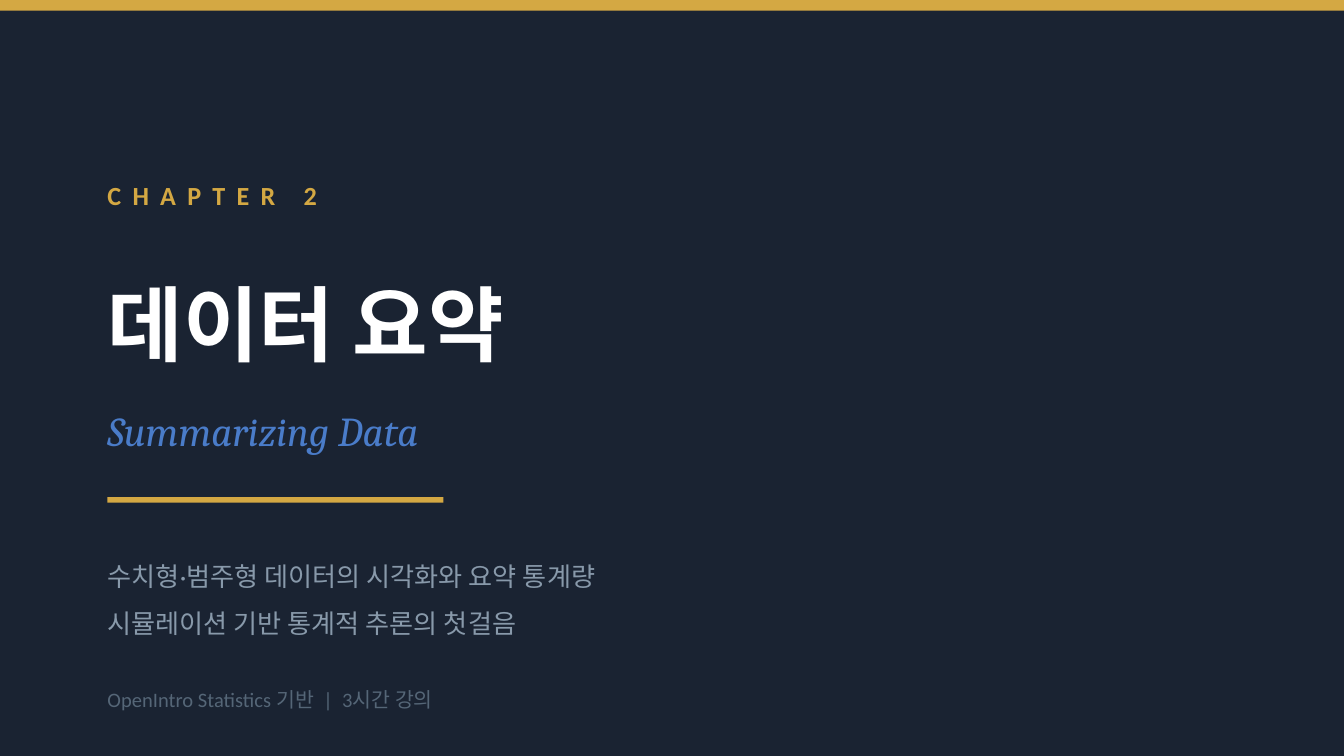
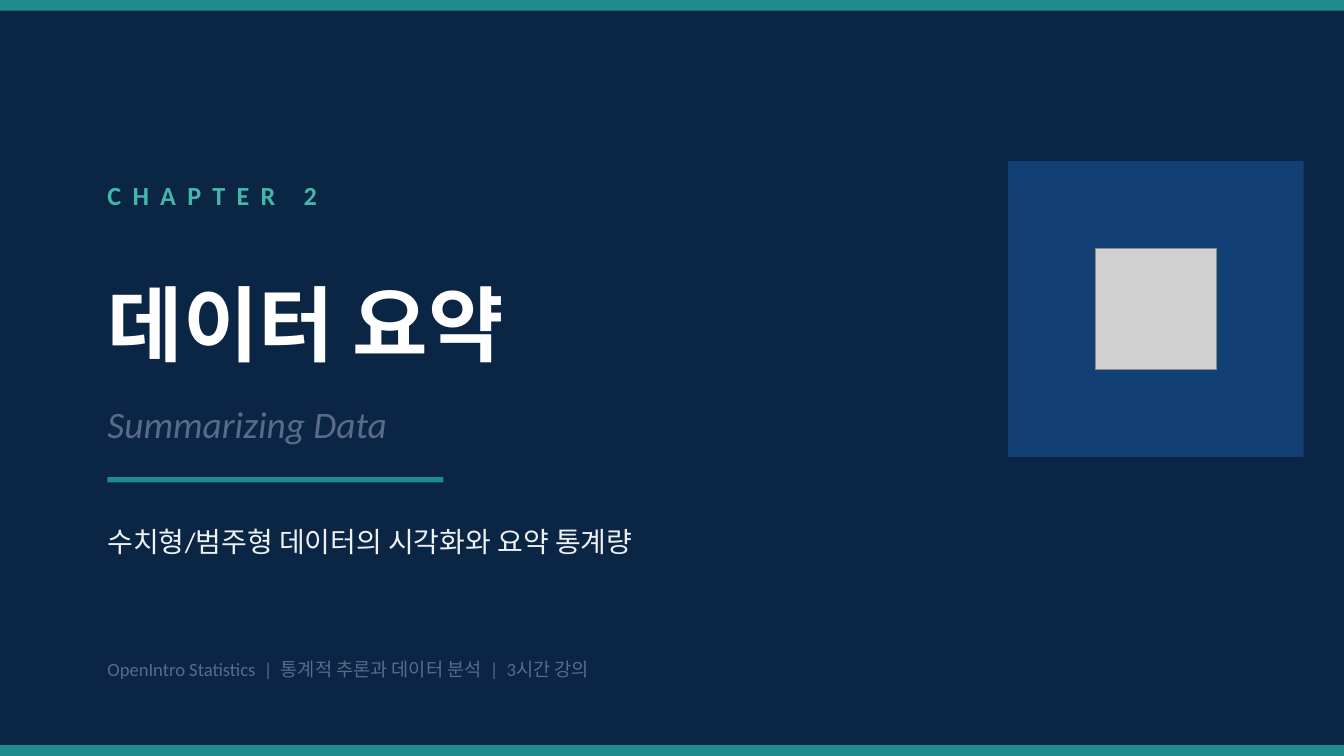
Before and after one commit to leina99-lab/classes, a slide deck: slide 1 of statistics_and_society/Chapter_02_1_Summarizing_Data.pptx. Drawn at 1344x756 pixels with LibreOffice and Linux fonts; fonts in the diff are those of the drawing; grey boxes stand for pictures. Boxes give left, top, right and bottom in pixels: in the first picture for what was removed or moved away, otherwise in the second. Text is boxed around its words. In the diff, an @@ line names an element or a change of style, - is before the commit and + after.

```diff
--- a/statistics_and_society/Chapter_02_1_Summarizing_Data.pptx
+++ b/statistics_and_society/Chapter_02_1_Summarizing_Data.pptx
@@ background #1A2332 to #0B2545 @@
@@ rectangle at (0,0,1344,11): fill #D4A843 to #1E8C8C @@
@@ text "CHAPTER 2" at (304,188,317,205): text colour #D4A843 to #45B7AA @@
@@ rectangle added at (1008,161,1304,457), fill #134074 @@
@@ oval added at (1048,202,1263,417), fill #13678A at 60% opacity @@
@@ picture added at (1095,249,1216,370) @@
@@ text "Summarizing Data" at (107,412,386,444): size 22 to 20 pt, font Cambria to Calibri, text colour #4A7CC9 to #5A6B8A @@
@@ rectangle at (108,477,444,482): fill #D4A843 to #1E8C8C @@
@@ rectangle: place and size @@
-rectangle at (108,497,444,503)
+rectangle at (108,477,444,482)
@@ text at (107,528,632,555): text changed; size 14 to 15 pt; text colour #8899AA to #EEF0F2 @@
-수치형·범주형 데이터의 시각화와 요약 통계량
-시뮬레이션 기반 통계적 추론의 첫걸음
+수치형/범주형 데이터의 시각화와 요약 통계량
@@ text at (107,661,589,679): text changed; size 11 to 10 pt; text colour #556677 to #5A6B8A @@
-OpenIntro Statistics 기반 | 3시간 강의
+OpenIntro Statistics | 통계적 추론과 데이터 분석 | 3시간 강의
@@ rectangle added at (0,745,1344,755), fill #1E8C8C @@
```
Also in this commit, not shown: 13 other slides changed, 28 slides added, 4 slides removed, 1 other file.
